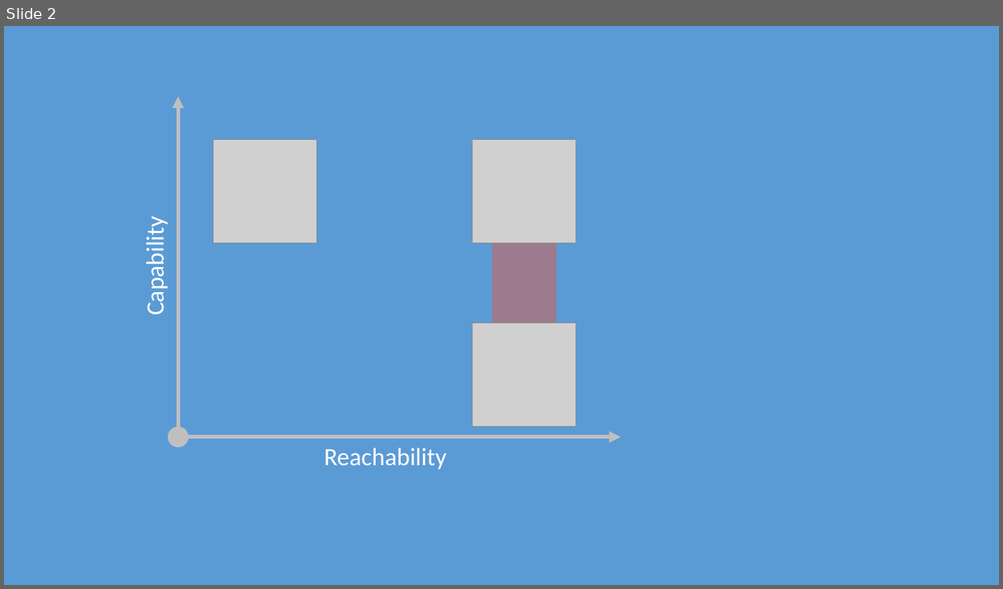
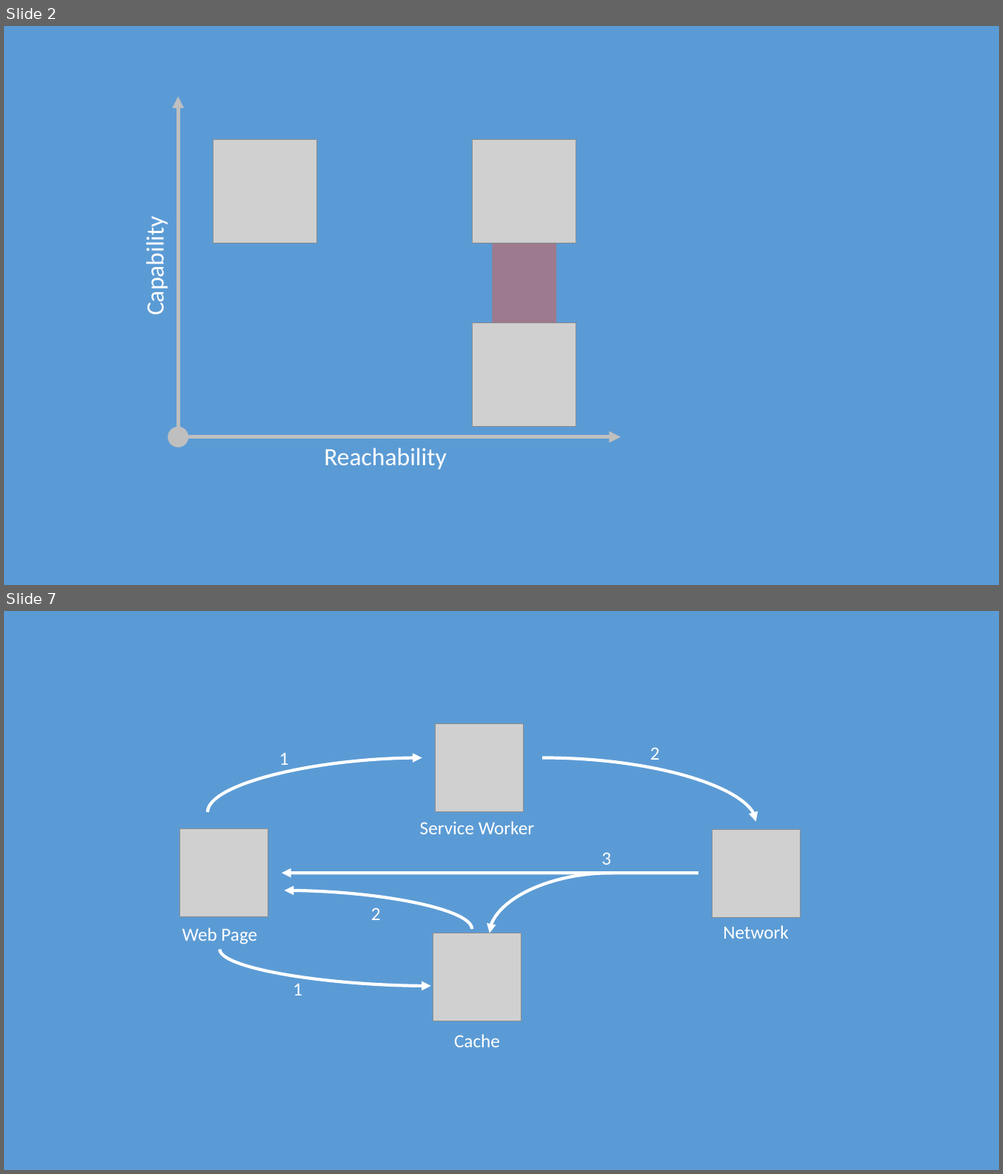
Before and after one commit to MollsAndHersh/pwa-app-on-steroids, a slide deck: img/shema.pptx. Shown one above the other, each under a label of ours: slide 2 before the commit, slides 2 and 7 after it; the slides between them are not shown. The pictures are 1003x589 and 1003x1174 pixels, drawn with LibreOffice and Linux fonts; fonts in the diff are those of the drawing; grey boxes stand for pictures. Boxes give left, top, right and bottom in pixels: in the first picture for what was removed or moved away, otherwise in the second. Text is boxed around its words. In the diff, an @@ line names an element or a change of style, - is before the commit and + after.

```diff
--- a/img/shema.pptx
+++ b/img/shema.pptx
@@ slide 7 added at box(4, 611, 999, 1170), background #5B9BD5 @@
@@ picture added at box(435, 724, 523, 812) @@
@@ curved arrow added from (208, 812) to (422, 758), #FFFFFF 3 pt @@
@@ text added at box(279, 753, 289, 765), 18 pt, text #FFFFFF @@
+1
@@ curved arrow added from (542, 758) to (756, 821), #FFFFFF 3 pt @@
@@ text added at box(650, 747, 660, 760), 18 pt, text #FFFFFF @@
+2
@@ picture added at box(180, 829, 268, 917) @@
@@ text added at box(420, 821, 534, 834), 18 pt, text #FFFFFF @@
+Service Worker
@@ picture added at box(712, 829, 800, 917) @@
@@ text added at box(601, 852, 611, 865), 18 pt, text #FFFFFF @@
+3
@@ arrow added from (698, 874) to (282, 873), #FFFFFF 3 pt @@
@@ curved arrow added from (612, 873) to (489, 934), #FFFFFF 3 pt @@
@@ curved arrow added from (472, 930) to (284, 891), #FFFFFF 3 pt @@
@@ text added at box(371, 908, 381, 920), 18 pt, text #FFFFFF @@
+2
@@ text added at box(182, 928, 257, 945), 18 pt, text #FFFFFF @@
+Web Page
@@ picture added at box(433, 934, 521, 1022) @@
@@ text added at box(723, 925, 788, 939), 18 pt, text #FFFFFF @@
+Network
@@ curved arrow added from (219, 950) to (431, 986), #FFFFFF 3 pt @@
@@ text added at box(293, 984, 302, 996), 18 pt, text #FFFFFF @@
+1
@@ text added at box(454, 1034, 500, 1048), 18 pt, text #FFFFFF @@
+Cache
```
Also in this commit, not shown: 5 other slides added, 29 other files.
